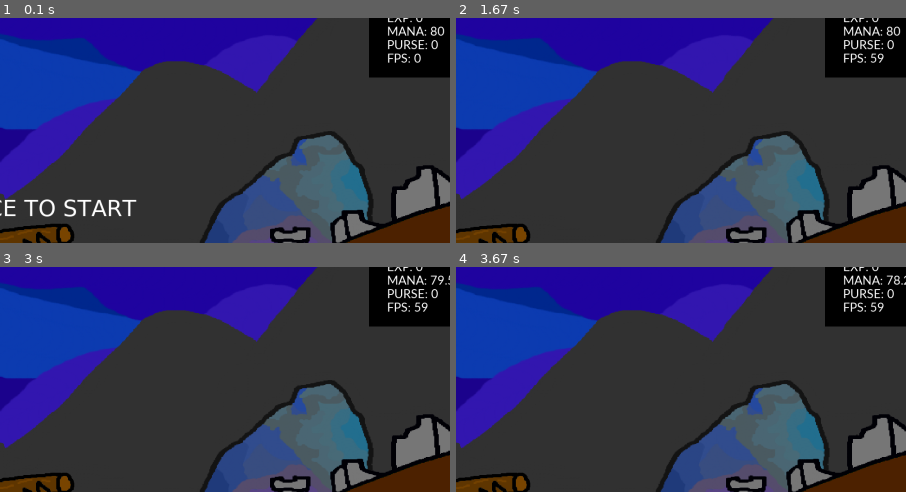
Above: before the commit, frames 1-4 (two rows, left to right).
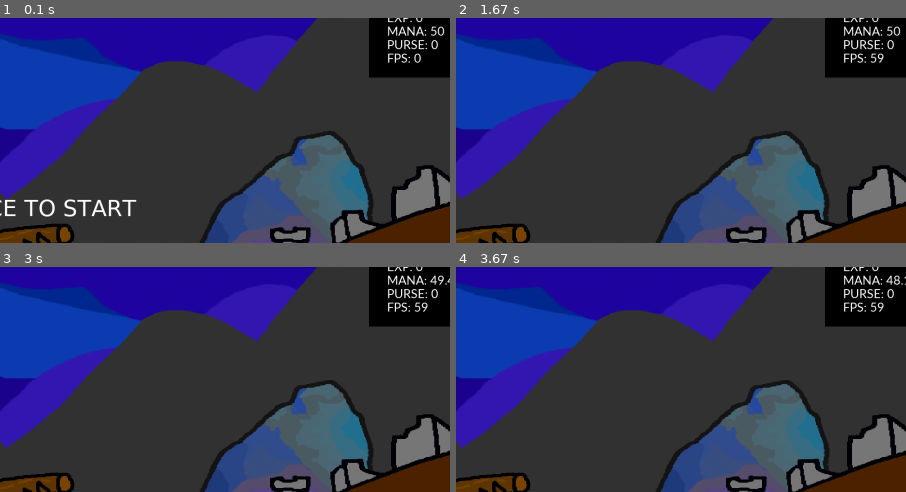
Above: after the commit, the same moments.

Repository: lolbit511/moribus-test-
Game: pygame game, started from Moribus ACTIVE/main.py
Same seed, same stepped clock (60 frames per second), same inputs: the game is played once before the commit and once after it.
Inputs (mouse positions are % of the whole screen's width and height, from its top left):
- Up to frame 1 (0.1 s): no input
- Up to frame 2 (1.67 s): tap Space at 0.33, 0.73, 1.03, 1.23 s; hold D 0.67-1.13 s; hold W 1.17-1.47 s; click (26, 51) at 1.55 s
- Up to frame 3 (3 s): hold D 1.83-2.3 s; hold Right 1.83-2.3 s; tap Space at 1.9, 2.2, 2.4, 2.7, 2.97 s; hold A 2.33-2.87 s; hold Left 2.33-2.87 s; hold S from 2.9 s (still down)
- Up to frame 4 (3.67 s): release S at 3.2 s; hold A 3.23-3.63 s; hold Left 3.23-3.63 s; tap Space at 3.3, 3.6 s
The pictures show only the part of the screen within x 50-100%, y 8-58%; the shares and areas given below are measured in that part.

The runs differ from the first frame. In frame 1, less than 0.1% of the frame differs, in the area x 95-98%, y 3-8%; in frame 2, less than 0.1%; in frame 3, less than 0.1%, in the area x 95-100%, y 3-8%; in frame 4, less than 0.1%.

Commit message:
shield conditions fixed
1. fixed being able to go below 0 mana
2. fixed blocking damage with 0 mana when holding "s"
3. fixed projectiles depleting mana when shield is being used at 0 mana

Diff:
--- a/Moribus ACTIVE/Bolt.py
+++ b/Moribus ACTIVE/Bolt.py
@@ -40,4 +40,5 @@
         elif hits and pl.player.sheildUp == True:
             pl.player.player_hit(0)
             pl.player.mana = pl.player.mana - 5
+
             self.kill()
--- a/Moribus ACTIVE/Player.py
+++ b/Moribus ACTIVE/Player.py
@@ -47,7 +47,7 @@
 
         # stats
         self.experience = 0
-        self.mana = 80
+        self.mana = 50
         self.coin = 0
         self.magic_cooldown = 1
 
@@ -196,15 +196,16 @@
 
 
     def update(self): #player
+        if self.mana < 0:
+            self.mana = 0
         if self.sheildUp == True and self.mana > 0:
             print("blocking")
             self.mana = self.mana - 0.1
         else:
             print("NOT")
         pressed_keys = pygame.key.get_pressed()
-        if pressed_keys[pygame.K_s]:
+        if pressed_keys[pygame.K_s] and self.mana > 0:
             self.sheildUp = True
-
         else:
             self.sheildUp = False
 
